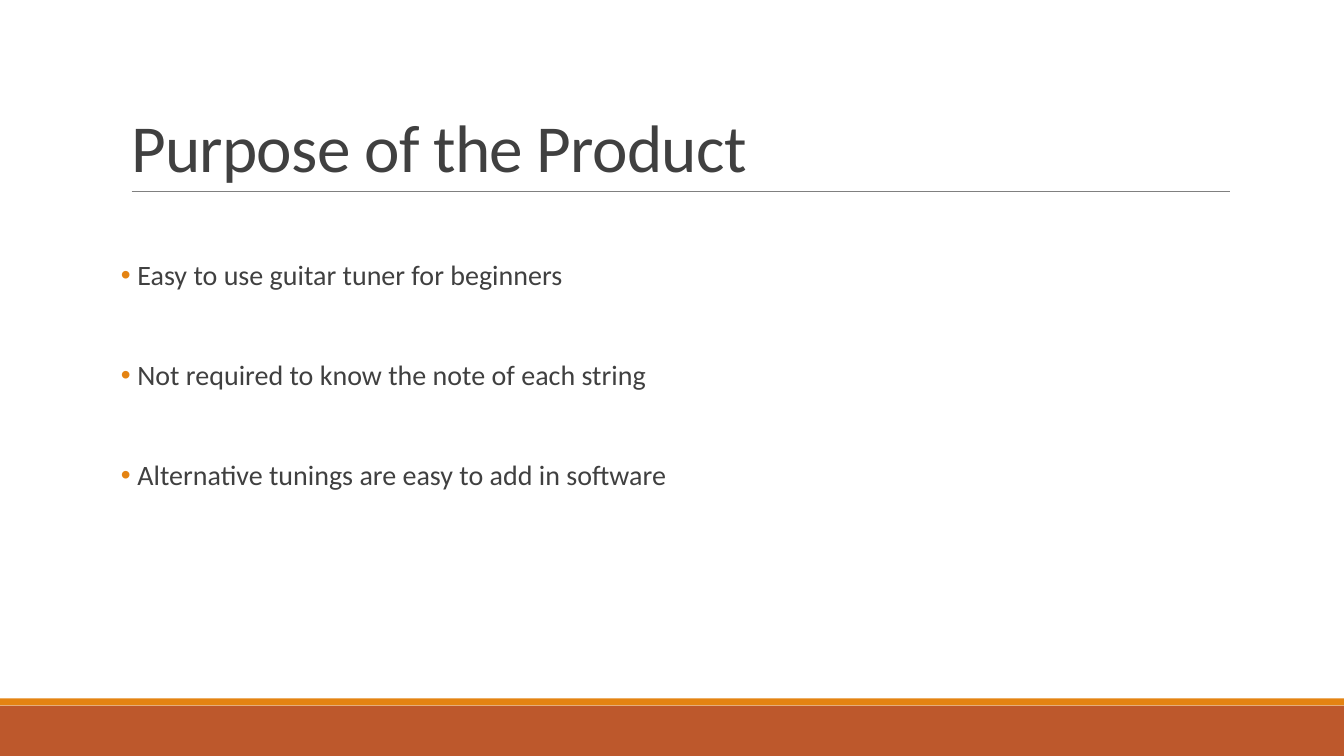
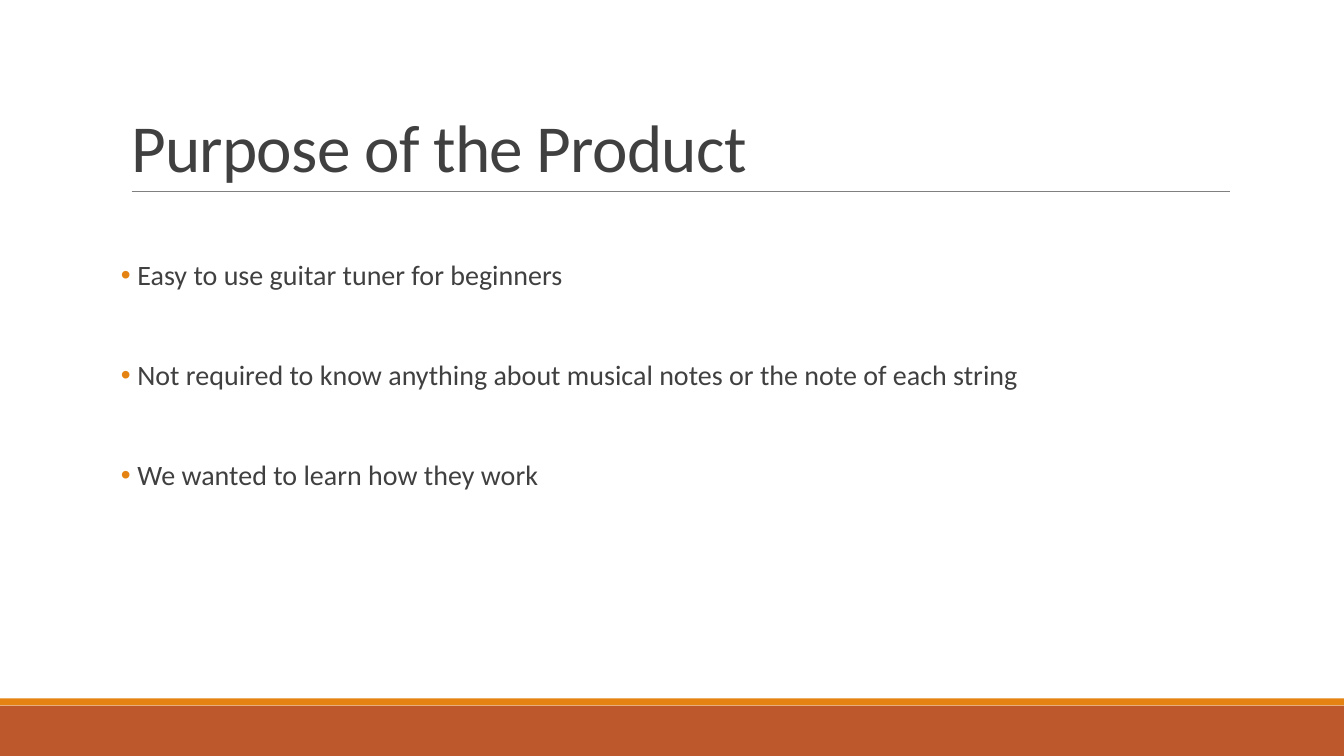
Before and after one commit to andrewtimmons/ece433_final_project, a slide deck: slide 2 of documents/instrument_tuner_presentation.pptx. Drawn at 1344x756 pixels with LibreOffice and Linux fonts; fonts in the diff are those of the drawing. Boxes give left, top, right and bottom in pixels: in the first picture for what was removed or moved away, otherwise in the second. Text is boxed around its words. In the diff, an @@ line names an element or a change of style, - is before the commit and + after.

```diff
--- a/documents/instrument_tuner_presentation.pptx
+++ b/documents/instrument_tuner_presentation.pptx
@@ text at (137, 365, 1017, 490): text changed @@
-• Not required to know the note of each string
-• Alternative tunings are easy to add in software
+• Not required to know anything about musical notes or the note of each string
+• We wanted to learn how they work
```
Also in this commit, not shown: 1 other slide changed.
